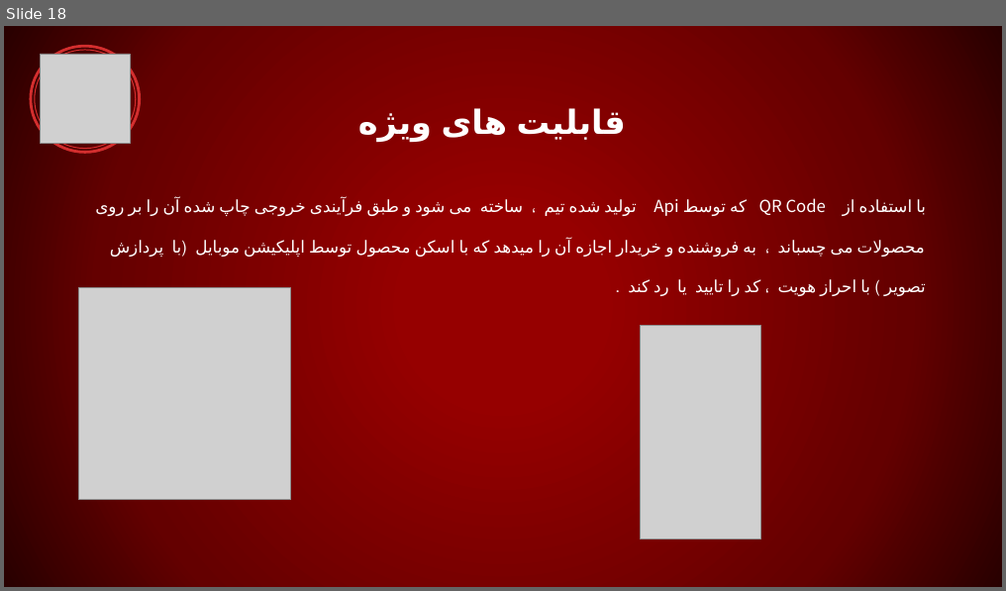
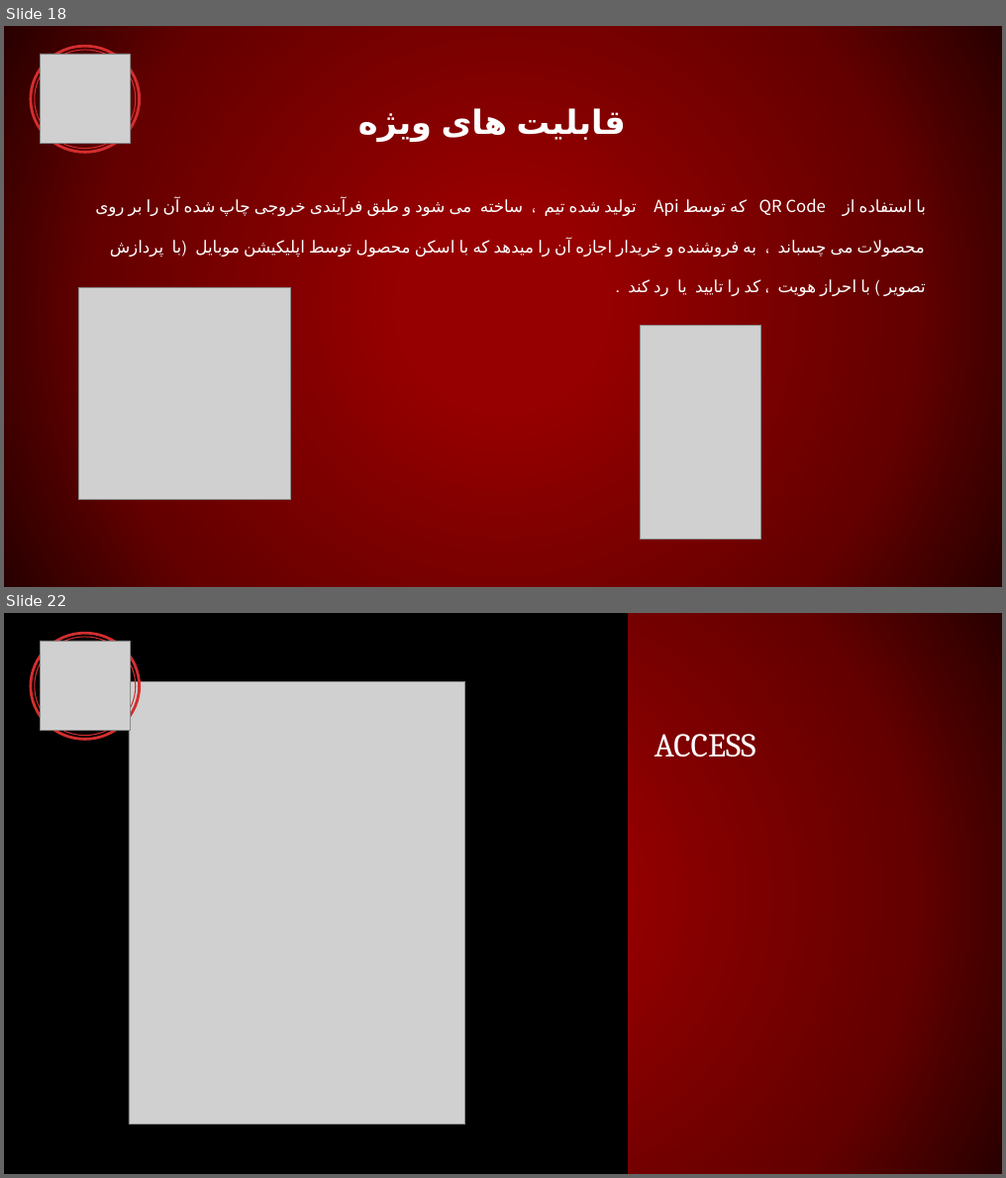
Before and after one commit to Dr-Hesaabi/Sharif-Documentation, a slide deck: presentation.pptx. Shown one above the other, each under a label of ours: slide 18 before the commit, slides 18 and 22 after it; the slides between them are not shown. The pictures are 1006x591 and 1006x1178 pixels, drawn with LibreOffice and Linux fonts; fonts in the diff are those of the drawing; grey boxes stand for pictures. Boxes give left, top, right and bottom in pixels: in the first picture for what was removed or moved away, otherwise in the second. Text is boxed around its words. In the diff, an @@ line names an element or a change of style, - is before the commit and + after.

```diff
--- a/presentation.pptx
+++ b/presentation.pptx
@@ slide 22 added at (4, 613, 1002, 1174), background gradient #960000 to #650000 to #290000 @@
@@ rectangle added at (4, 613, 628, 1174), fill #000000 @@
@@ freeform shape added at (30, 632, 141, 741), fill #D32E2E @@
@@ freeform shape added at (34, 636, 136, 736), fill #D32E2E @@
@@ picture added at (40, 641, 130, 731) @@
@@ picture added at (129, 682, 464, 1124) @@
@@ title added at (654, 734, 756, 758), 32 pt, text #FFFFFF @@
+ACCESS
```
Also in this commit, not shown: 13 other slides added.
